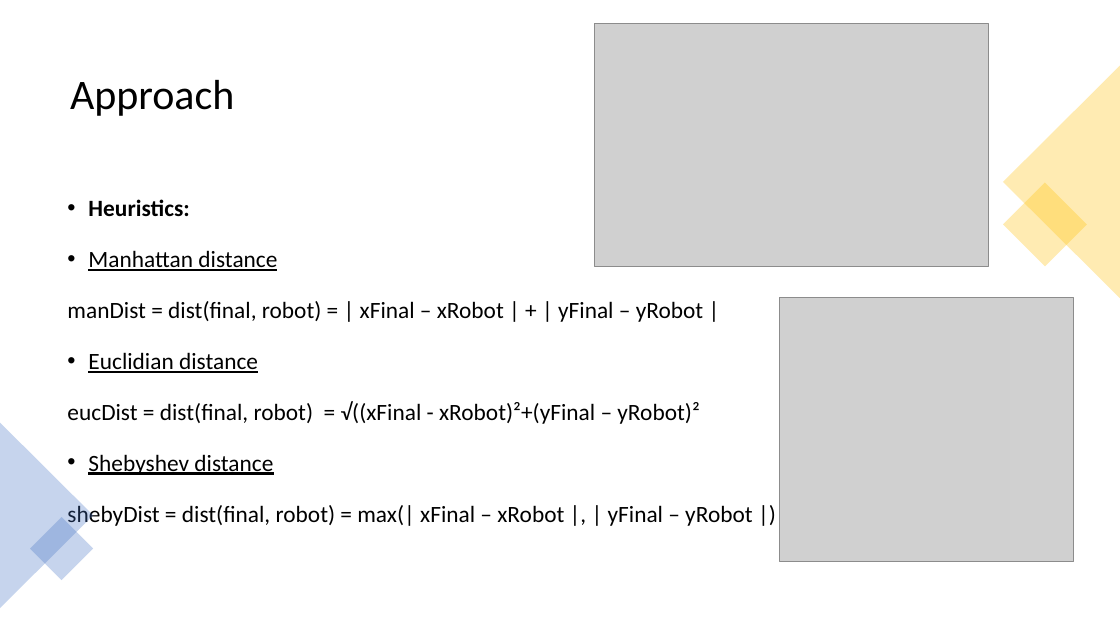
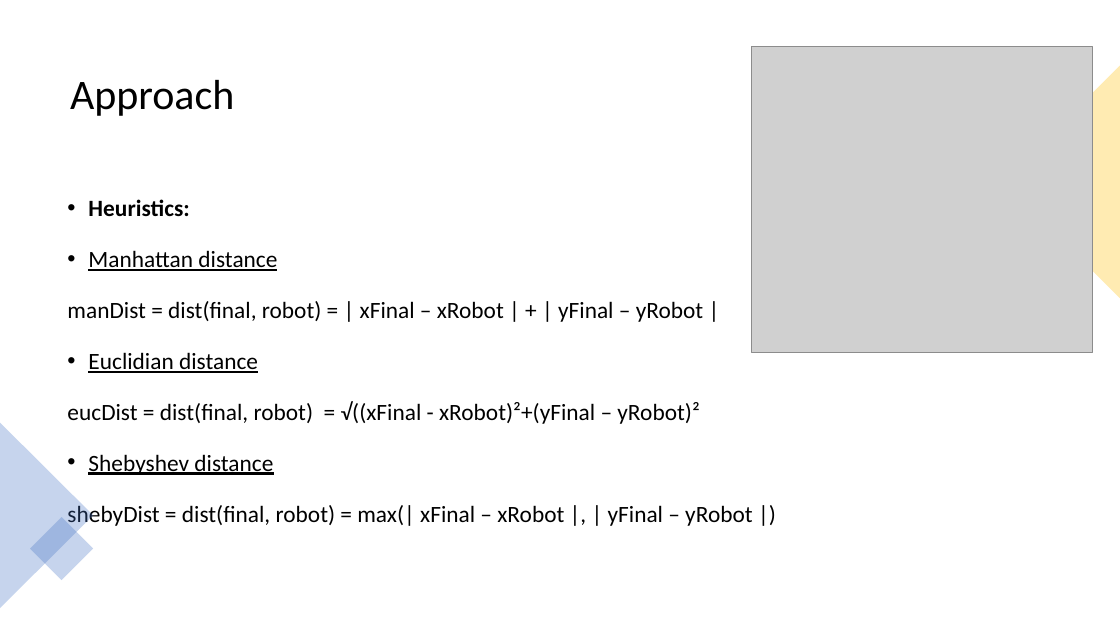
Before and after one commit to Juanbl2001/IART, a slide deck: slide 6 of docs/Final Delivery.odp. Drawn at 1120x630 pixels with LibreOffice and Linux fonts; fonts in the diff are those of the drawing; grey boxes stand for pictures. Boxes give left, top, right and bottom in pixels: in the first picture for what was removed or moved away, otherwise in the second. Text is boxed around its words. In the diff, an @@ line names an element or a change of style, - is before the commit and + after.

```diff
--- a/docs/Final Delivery.odp
+++ b/docs/Final Delivery.odp
@@ picture resized from (x1=595, y1=24, x2=989, y2=266) to (x1=752, y1=47, x2=1092, y2=353) @@
@@ freeform shape removed at (x1=1003, y1=183, x2=1088, y2=267) @@
@@ picture removed at (x1=780, y1=297, x2=1074, y2=561) @@
```
Also in this commit, not shown: 4 other slides changed, 8 other files.
